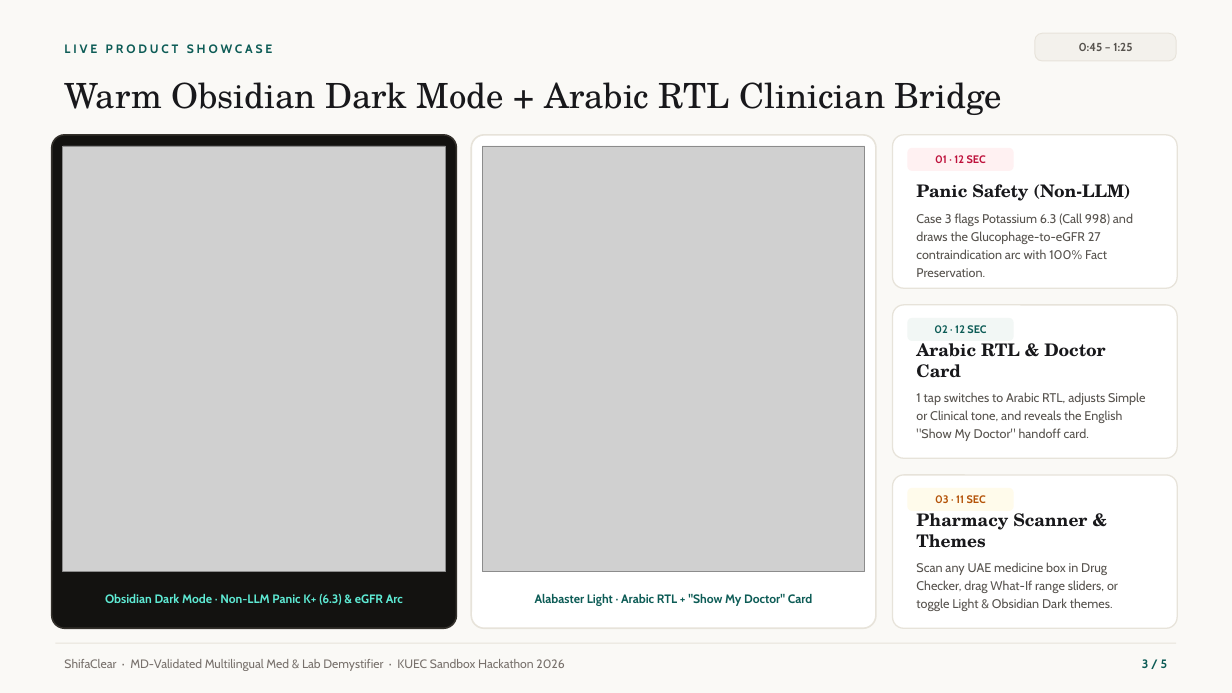
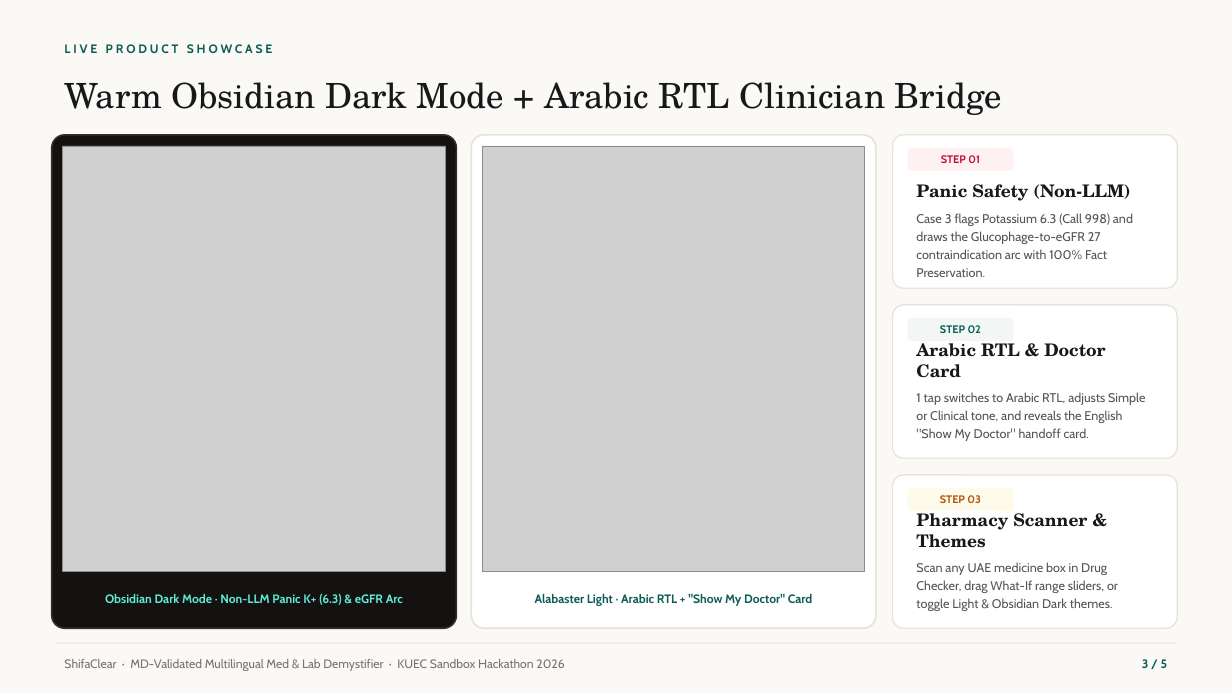
Before and after one commit to EigenLayerovich/Shifa_Clear, a slide deck: slide 3 of ShifaClear_KUEC_Pitch_Deck.pptx. Drawn at 1232x693 pixels with LibreOffice and Linux fonts; fonts in the diff are those of the drawing; grey boxes stand for pictures. Boxes give left, top, right and bottom in pixels: in the first picture for what was removed or moved away, otherwise in the second. Text is boxed around its words. In the diff, an @@ line names an element or a change of style, - is before the commit and + after.

```diff
--- a/ShifaClear_KUEC_Pitch_Deck.pptx
+++ b/ShifaClear_KUEC_Pitch_Deck.pptx
@@ rounded rectangle removed at [1035, 33, 1177, 61] @@
@@ text removed at [1079, 43, 1132, 51] @@
-0:45 – 1:25
@@ text at [941, 155, 980, 163]: text changed @@
-01 · 12 SEC
+STEP 01
@@ text at [940, 325, 981, 333]: text changed @@
-02 · 12 SEC
+STEP 02
@@ text at [940, 495, 981, 503]: text changed @@
-03 · 11 SEC
+STEP 03
```
Also in this commit, not shown: 3 other slides changed.
